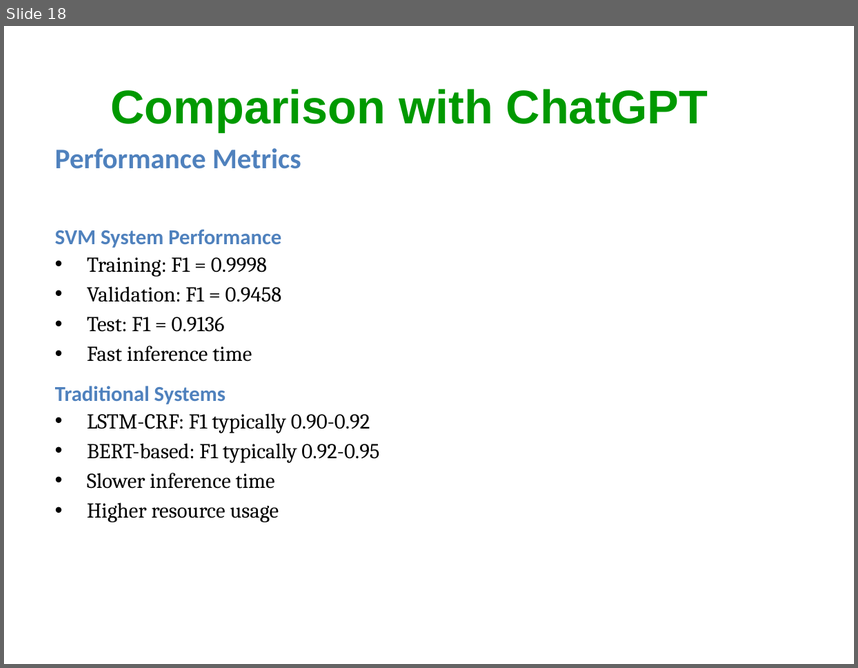
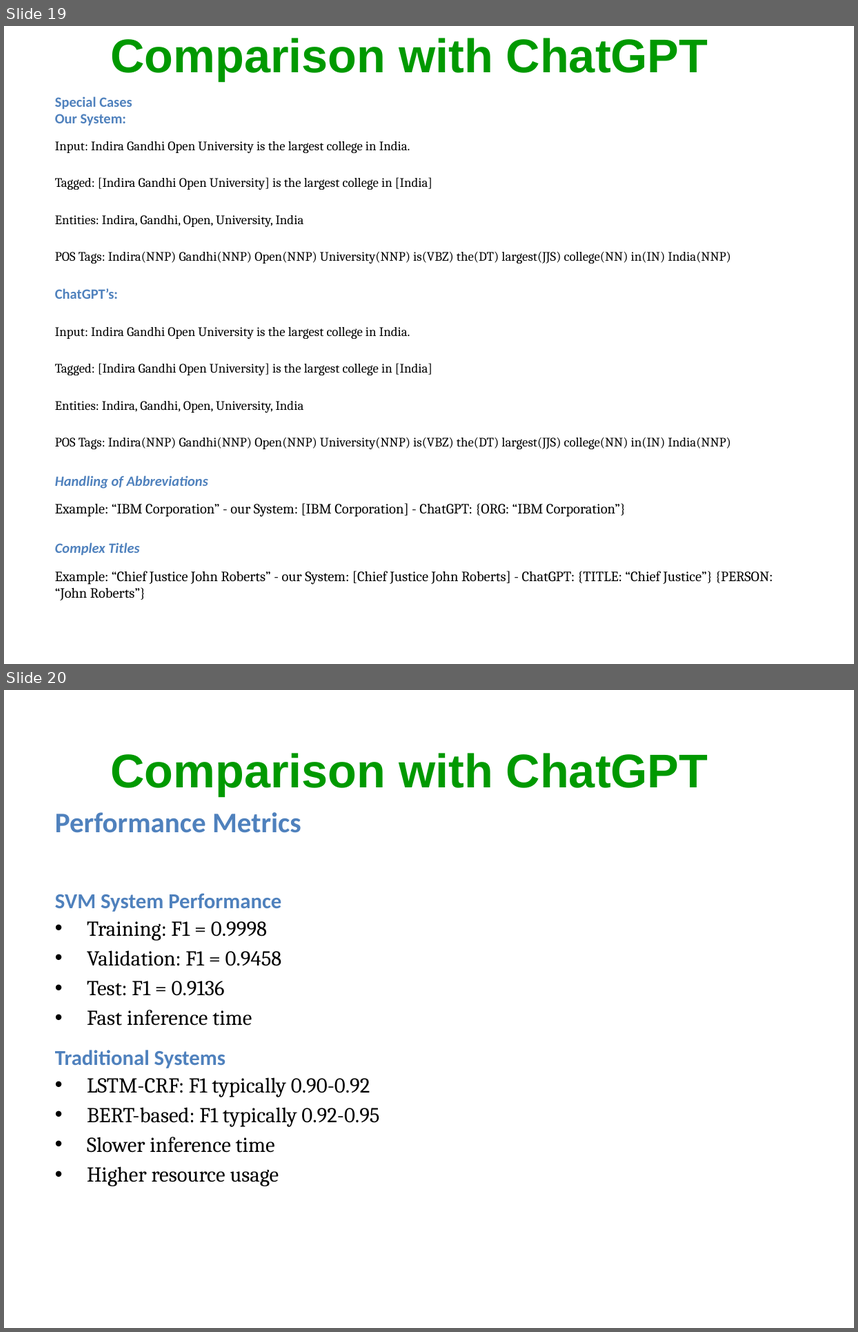
Before and after one commit to imranadas/CS626_Name_Entity_Recognition, a slide deck: CS626-2024-Assignment3-Named-Entity-Identification-Format-Slide.pptx. Shown one above the other, each under a label of ours: slide 18 before the commit, slides 19 and 20 after it. The pictures are 858x668 and 858x1332 pixels, drawn with LibreOffice and Linux fonts; fonts in the diff are those of the drawing. Boxes give left, top, right and bottom in pixels: in the first picture for what was removed or moved away, otherwise in the second. Text is boxed around its words. In the diff, an @@ line names an element or a change of style, - is before the commit and + after.

```diff
--- a/CS626-2024-Assignment3-Named-Entity-Identification-Format-Slide.pptx
+++ b/CS626-2024-Assignment3-Named-Entity-Identification-Format-Slide.pptx
@@ slide 19 added at (4, 26, 854, 664), background #FFFFFF @@
@@ title added at (110, 38, 708, 81), 40 pt, text #009900, bold @@
+Comparison with ChatGPT
@@ text added at (55, 96, 773, 600), 11 pt, text #000000 @@
+Special Cases
+Our System:
+Input: Indira Gandhi Open University is the largest college in India.
+Tagged: [Indira Gandhi Open University] is the largest college in [India]
+Entities: Indira, Gandhi, Open, University, India
+POS Tags: Indira(NNP) Gandhi(NNP) Open(NNP) University(NNP) is(VBZ) the(DT) largest(JJS) college(NN) in(IN) India(NNP)
+ChatGPT’s:
+Input: Indira Gandhi Open University is the largest college in India.
+Tagged: [Indira Gandhi Open University] is the largest college in [India]
+Entities: Indira, Gandhi, Open, University, India
+POS Tags: Indira(NNP) Gandhi(NNP) Open(NNP) University(NNP) is(VBZ) the(DT) largest(JJS) college(NN) in(IN) India(NNP)
+Handling of Abbreviations
+Example: “IBM Corporation” - our System: [IBM Corporation] - ChatGPT: {ORG: “IBM Corporation”}
+Complex Titles
+Example: “Chief Justice John Roberts” - our System: [Chief Justice John Roberts] - ChatGPT: {TITLE: “Chief Justice”} {PERSON: “John Roberts”}
@@ what was slide 18 is now slide 20 @@
```
Also in this commit, not shown: 2 other slides added, 2 other files.
